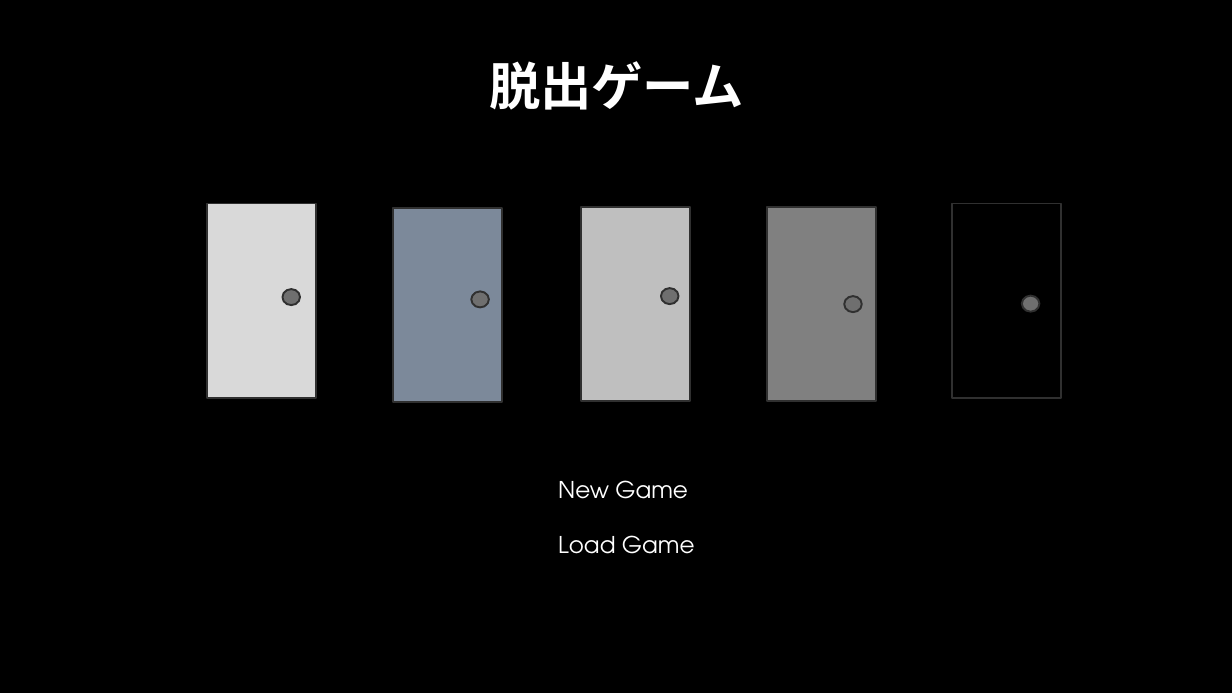
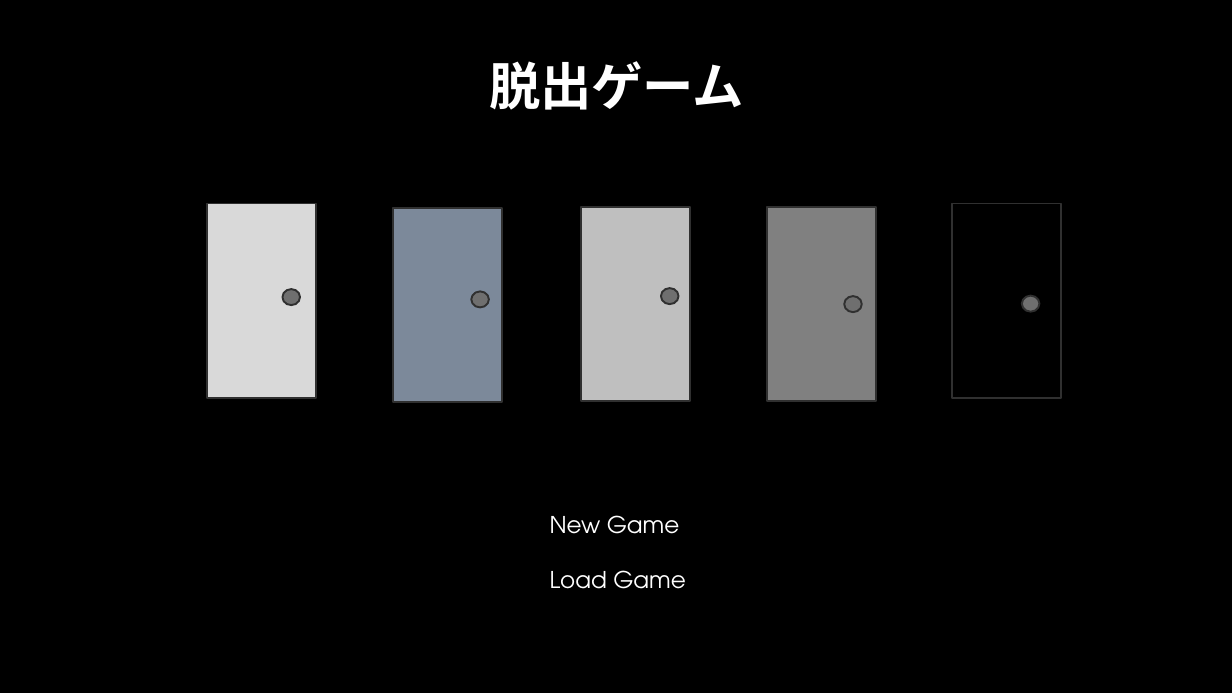
Before and after one commit to tomimasukoyu/team13, a slide deck: slide 1 of materials/スタート画面.pptx. Drawn at 1232x693 pixels with LibreOffice and Linux fonts; fonts in the diff are those of the drawing; background and template pictures are left out. Boxes give left, top, right and bottom in pixels: in the first picture for what was removed or moved away, otherwise in the second. Text is boxed around its words. In the diff, an @@ line names an element or a change of style, - is before the commit and + after.

Commit message:
スタート画面の編集
スタート画面の編集を行った

```diff
--- a/materials/スタート画面.pptx
+++ b/materials/スタート画面.pptx
@@ text "New Game": place and size @@
-text "New Game" at (558, 480, 695, 554)
+text "New Game" at (550, 515, 686, 589)
```
